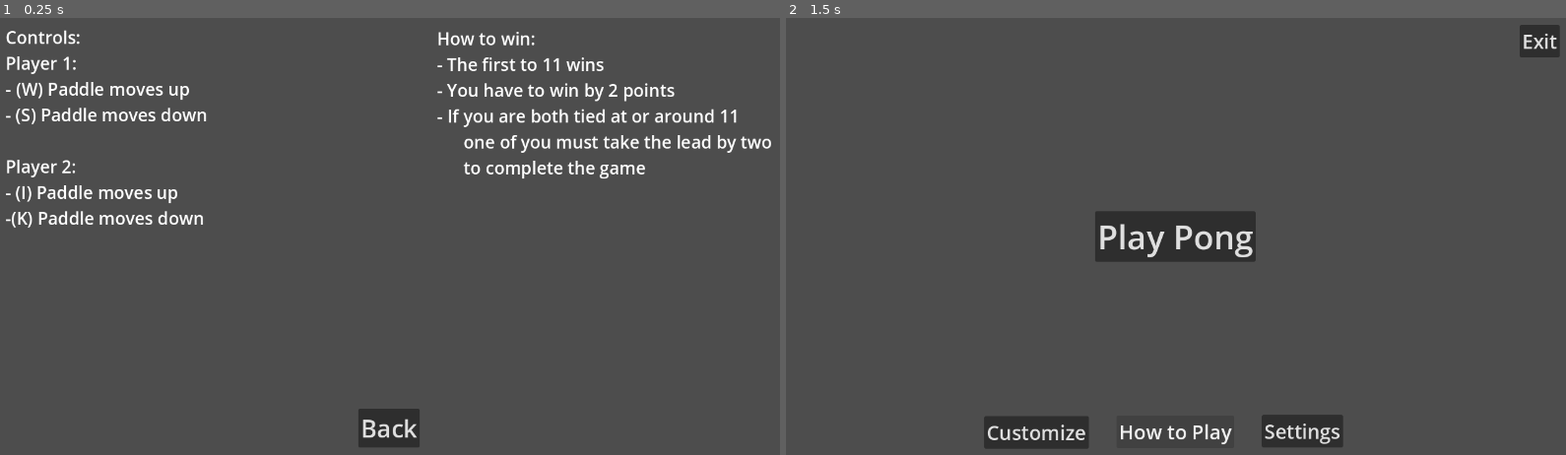
Above: before the commit, frames 1-2 (left to right).
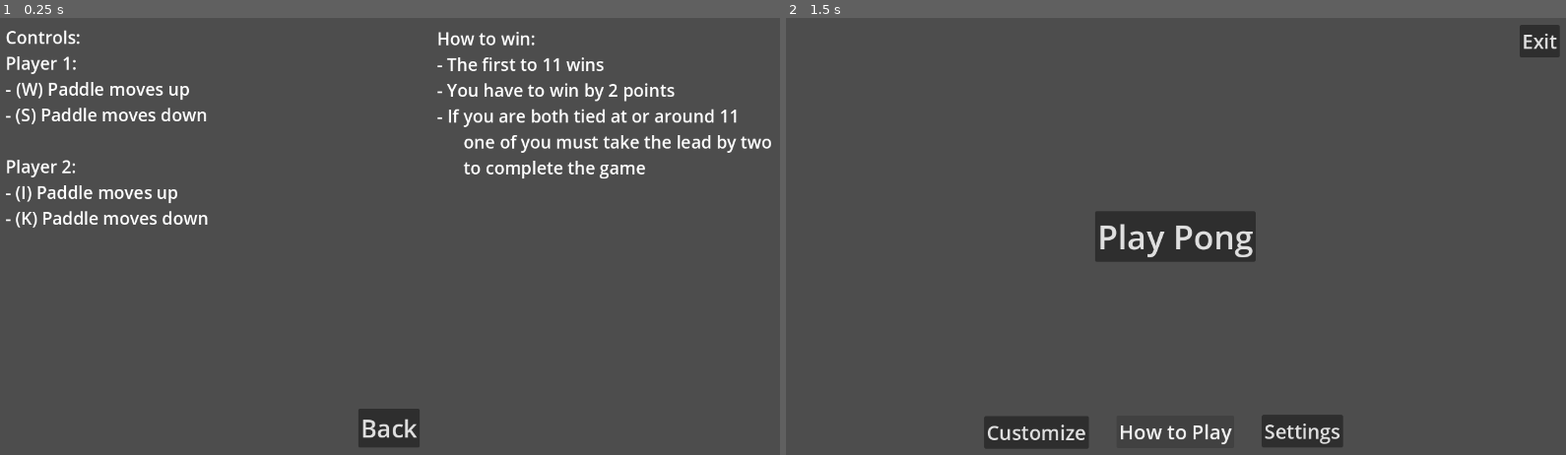
Above: after the commit, the same moments.

Repository: jordonbigelow/Pixel-Art-Pong
Game: Godot game, scene res://scenes/how_to_play_screen.tscn
The game is run twice, just before and just after one commit, with the same random seed, the same clock (stepped at 60 frames per second) and the same inputs. This scene is started directly instead of the project's main scene.
Inputs (mouse positions are in pixels of both pictures, inside the frame that each line leads up to):
- Up to frame 1 (0.25 s): no input
- Up to frame 2 (1.5 s): tap Enter at 0.5 s; move the mouse to (1347, 214) at 0.52 s; hold W (p1_move_up) 0.53-1.25 s; tap K (p2_move_down) at 0.6 s; click (1347, 214) at 0.67 s; click "Back" at 1.25 s

The runs differ from the first frame. In frame 1, 0.4% of the frame differs, in the area x 1-27%, y 44-48%; in frame 2, nothing differs.

Commit message:
fixed a whitespace issue to make things more readable

Diff:
--- a/scenes/how_to_play_screen.tscn
+++ b/scenes/how_to_play_screen.tscn
@@ -34,7 +34,7 @@
 
 Player 2:
 - (I) Paddle moves up
--(K) Paddle moves down"
+- (K) Paddle moves down"
 
 [node name="Rules" type="Label" parent="."]
 layout_mode = 0
